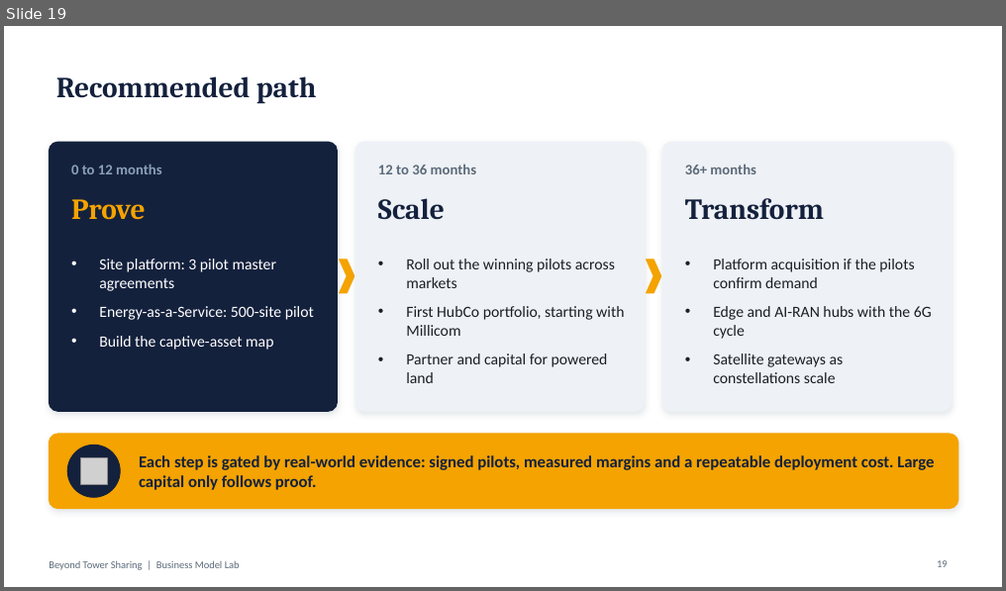
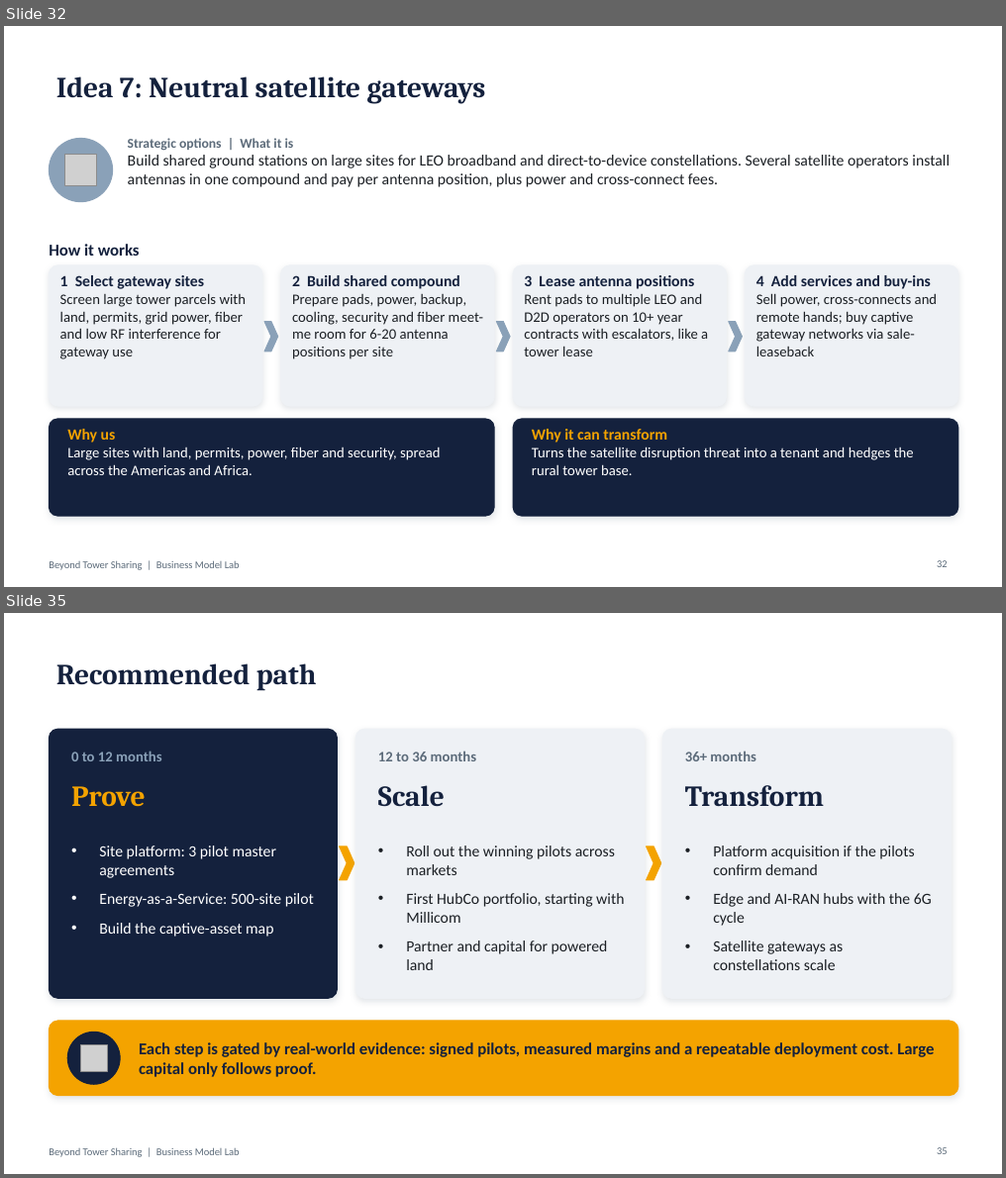
Before and after one commit to caiomperet/Claude-Skills, a slide deck: business-model-lab/saidas/Beyond-Tower-Sharing.pptx. Shown one above the other, each under a label of ours: slide 19 before the commit, slides 32 and 35 after it; the slides between them are not shown. The pictures are 1006x591 and 1006x1178 pixels, drawn with LibreOffice and Linux fonts; fonts in the diff are those of the drawing; grey boxes stand for pictures. Boxes give left, top, right and bottom in pixels: in the first picture for what was removed or moved away, otherwise in the second. Text is boxed around its words. In the diff, an @@ line names an element or a change of style, - is before the commit and + after.

```diff
--- a/business-model-lab/saidas/Beyond-Tower-Sharing.pptx
+++ b/business-model-lab/saidas/Beyond-Tower-Sharing.pptx
@@ slide 32 added at [4,26,1002,587], background #FFFFFF; not listed: 1 template element that a slide beside it also shows @@
@@ title added at [56,76,486,103], 28 pt, text #14213D, bold @@
+Idea 7: Neutral satellite gateways
@@ ellipse added at [49,138,113,202], fill #8AA1B8, outline #8AA1B8 1 pt @@
@@ text added at [128,138,949,187], 15 pt, text #1B1F24 @@
+Strategic options | What it is
+Build shared ground stations on large sites for LEO broadband and direct-to-device constellations. Several satellite operators install antennas in one compound and pay per antenna position, plus power and cross-connect fees.
@@ picture added at [64,154,96,185] @@
@@ text added at [49,244,140,256], 16 pt, text #14213D, bold @@
+How it works
@@ rounded rectangle added at [49,266,262,406], fill #EEF1F5, outline #EEF1F5 1 pt @@
@@ text added at [60,275,247,360], 14 pt, text #1B1F24 @@
+1 Select gateway sites
+Screen large tower parcels with land, permits, grid power, fiber and low RF interference for gateway use
@@ rounded rectangle added at [281,266,494,406], fill #EEF1F5, outline #EEF1F5 1 pt @@
@@ text added at [292,275,483,360], 14 pt, text #1B1F24 @@
+2 Build shared compound
+Prepare pads, power, backup, cooling, security and fiber meet-me room for 6-20 antenna positions per site
@@ rounded rectangle added at [513,266,727,406], fill #EEF1F5, outline #EEF1F5 1 pt @@
@@ text added at [524,275,708,357], 14 pt, text #1B1F24 @@
+3 Lease antenna positions
+Rent pads to multiple LEO and D2D operators on 10+ year contracts with escalators, like a tower lease
@@ rounded rectangle added at [746,266,958,406], fill #EEF1F5, outline #EEF1F5 1 pt @@
@@ text added at [756,275,937,357], 14 pt, text #1B1F24 @@
+4 Add services and buy-ins
+Sell power, cross-connects and remote hands; buy captive gateway networks via sale-leaseback
@@ chevron added at [264,322,278,352], fill #8AA1B8, outline #8AA1B8 1 pt @@
@@ chevron added at [497,322,510,352], fill #8AA1B8, outline #8AA1B8 1 pt @@
@@ chevron added at [729,322,743,352], fill #8AA1B8, outline #8AA1B8 1 pt @@
@@ rounded rectangle added at [49,419,494,516], fill #14213D, outline #14213D 1 pt @@
@@ text added at [67,429,441,475], 14 pt, text #FFFFFF @@
+Why us
+Large sites with land, permits, power, fiber and security, spread across the Americas and Africa.
@@ rounded rectangle added at [513,419,958,516], fill #14213D, outline #14213D 1 pt @@
@@ text added at [532,429,914,475], 14 pt, text #FFFFFF @@
+Why it can transform
+Turns the satellite disruption threat into a tenant and hedges the rural tower base.
@@ page number added at [937,561,947,568], 10 pt, text #5C6B7A @@
+32
@@ what was slide 19 is now slide 35 @@
```
Also in this commit, not shown: 5 slides changed, 21 other slides added, 1 slide removed, 8 other files.
